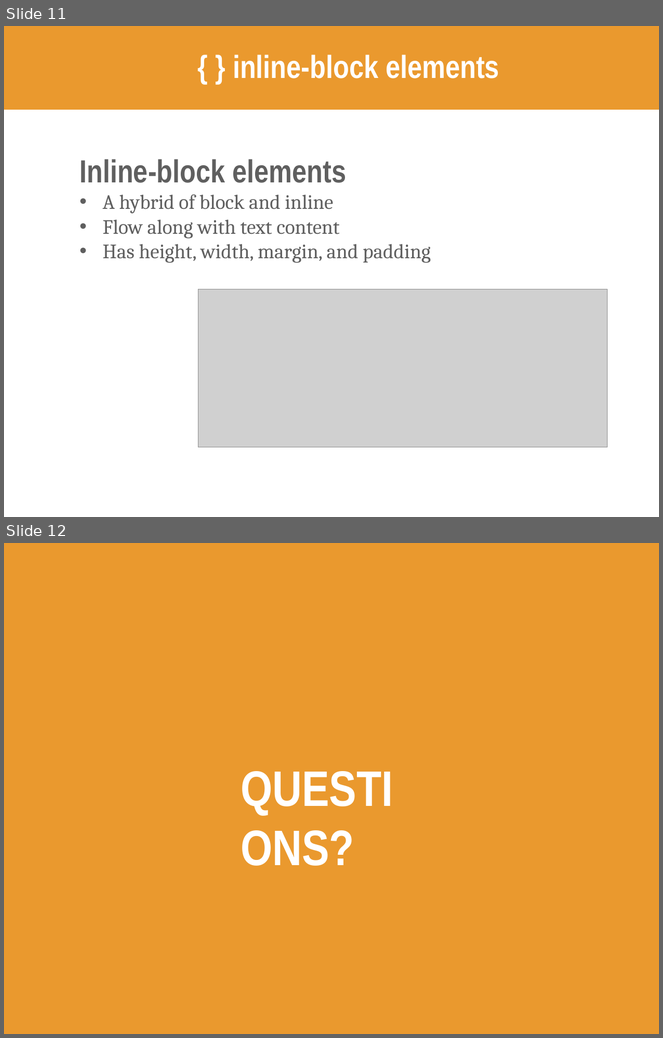
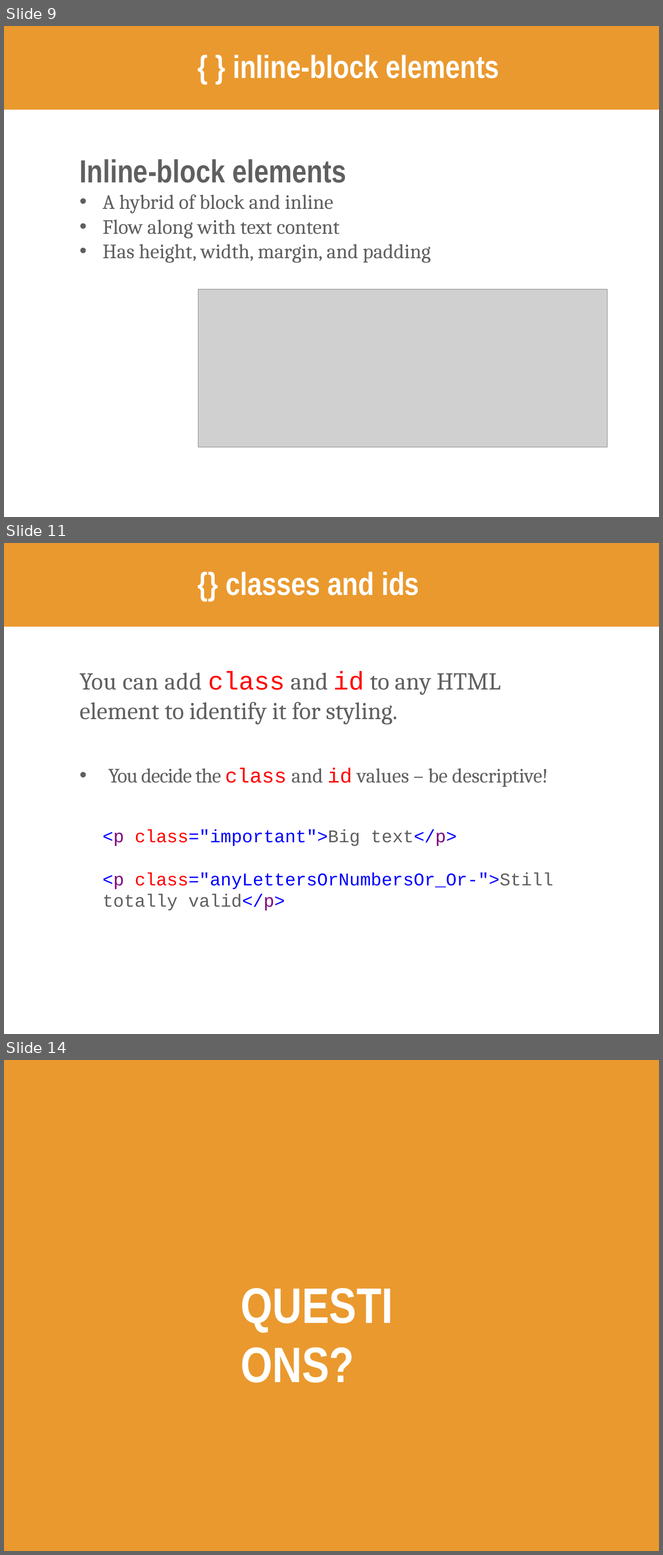
Before and after one commit to kweeket/kweeket.github.io, a slide deck: slides/week-4.pptx. Shown one above the other, each under a label of ours: slides 11 and 12 before the commit, slides 9, 11 and 14 after it; the slides between them are not shown. The pictures are 663x1038 and 663x1555 pixels, drawn with LibreOffice and Linux fonts; fonts in the diff are those of the drawing; grey boxes stand for pictures. Boxes give left, top, right and bottom in pixels: in the first picture for what was removed or moved away, otherwise in the second. Text is boxed around its words. In the diff, an @@ line names an element or a change of style, - is before the commit and + after.

```diff
--- a/slides/week-4.pptx
+++ b/slides/week-4.pptx
@@ slide 11 added at [4, 543, 659, 1034], background #FFFFFF @@
@@ freeform shape added at [4, 543, 659, 627], fill #EA992E @@
@@ title added at [226, 572, 419, 596], 50 pt, text #FFFFFF, bold @@
+{} classes and ids
@@ text added at [79, 671, 554, 911], 28 pt, text #5F5F5F @@
+You can add class and id to any HTML element to identify it for styling.
+• You decide the class and id values – be descriptive!
+  <p class="important">Big text</p>
+  <p class="anyLettersOrNumbersOr_Or-">Still totally valid</p>
@@ what was slide 11 is now slide 9 @@
@@ what was slide 12 is now slide 14 @@
```
Also in this commit, not shown: 6 slides changed, 4 other slides added, 2 slides removed, 4 other files.
